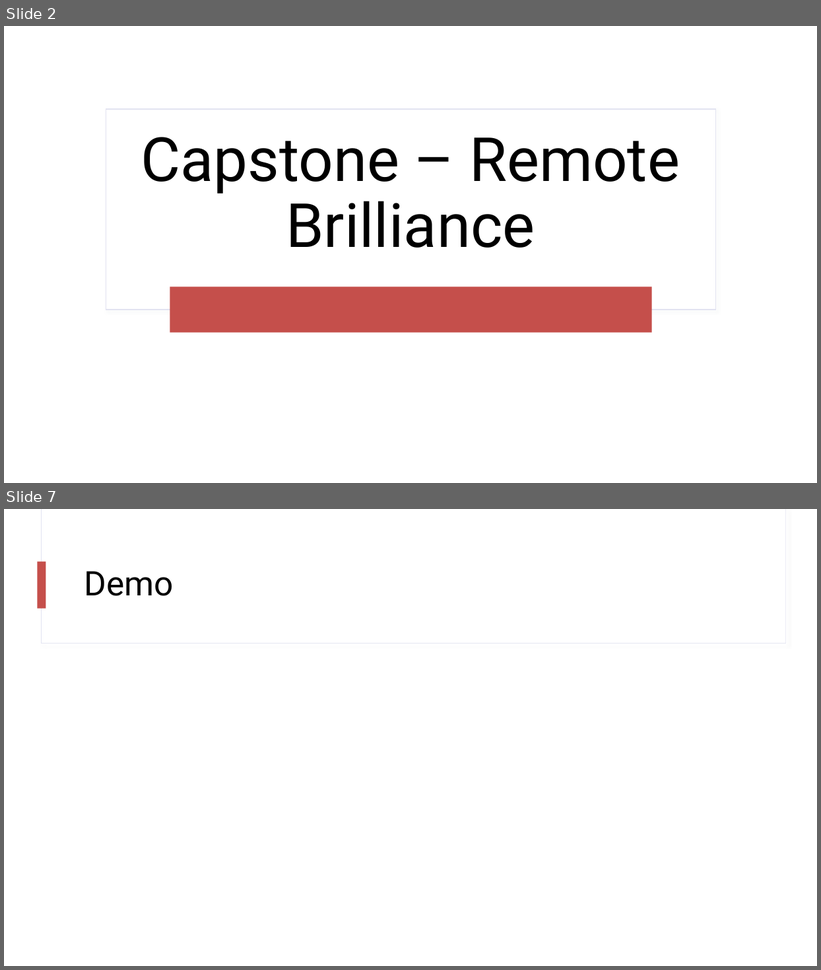
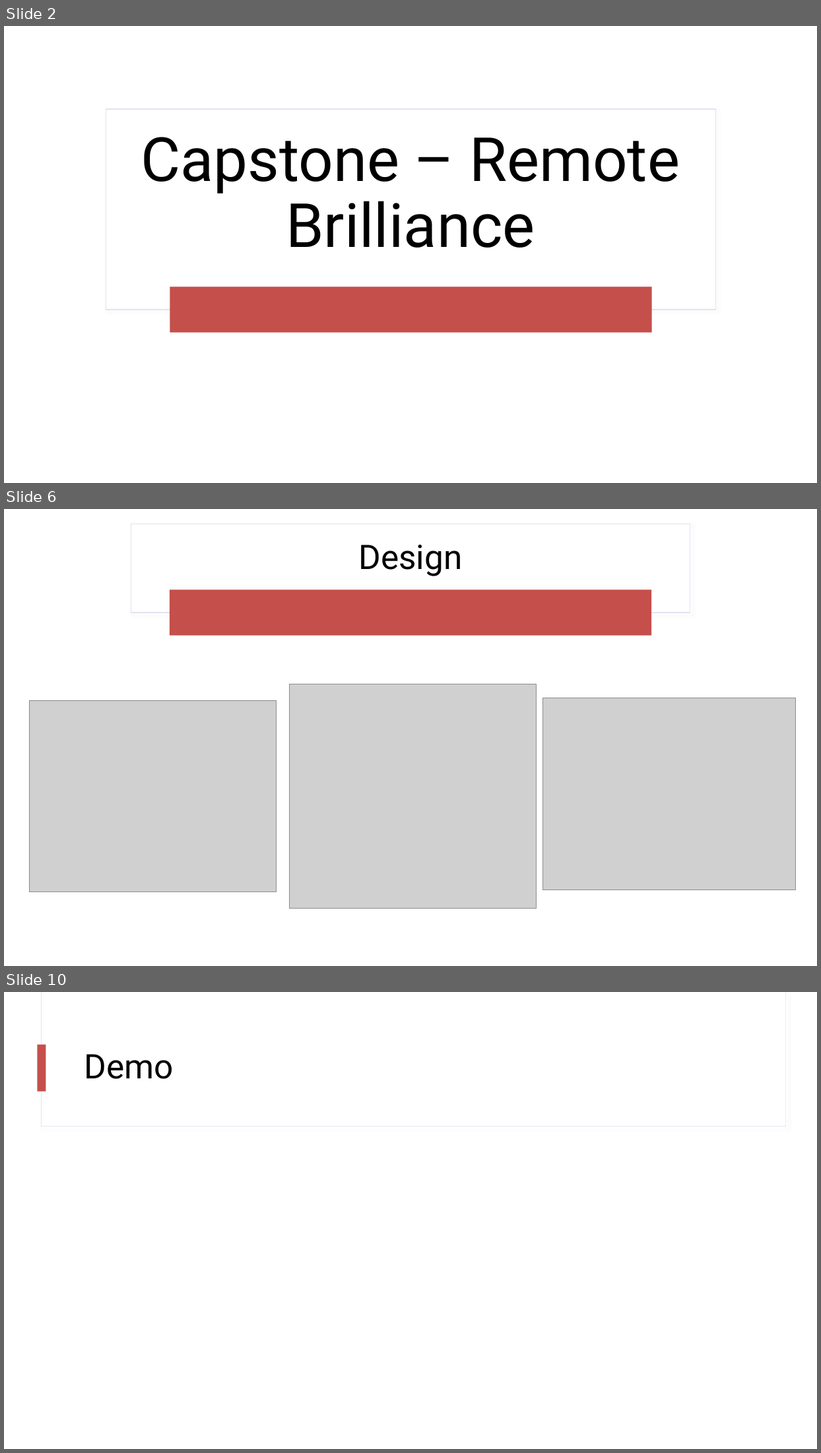
Before and after one commit to mpiantella/tiffin-capstone, a slide deck: packages/ui/public/Capstone Presentation.pptx. Shown one above the other, each under a label of ours: slides 2 and 7 before the commit, slides 2, 6 and 10 after it; the slides between them are not shown. The pictures are 821x970 and 821x1453 pixels, drawn with LibreOffice and Linux fonts; fonts in the diff are those of the drawing; grey boxes stand for pictures. Boxes give left, top, right and bottom in pixels: in the first picture for what was removed or moved away, otherwise in the second. Text is boxed around its words. In the diff, an @@ line names an element or a change of style, - is before the commit and + after.

```diff
--- a/packages/ui/public/Capstone Presentation.pptx
+++ b/packages/ui/public/Capstone Presentation.pptx
@@ slide 6 added at [4, 509, 817, 966], background #FFFFFF; not listed: 2 template elements that a slide beside it also shows @@
@@ rectangle added at [4, 509, 817, 966], fill #FFFFFF @@
@@ rectangle added at [131, 524, 690, 613], fill #FFFFFF, outline #E2E3F1 1 pt @@
@@ title added at [359, 545, 463, 576], 40 pt, text #000000 @@
+Design
@@ rounded rectangle added at [170, 590, 652, 635], fill #C54F4B @@
@@ picture added at [290, 685, 537, 909] @@
@@ picture added at [29, 700, 276, 892] @@
@@ picture added at [543, 698, 796, 890] @@
@@ what was slide 7 is now slide 10 @@
```
Also in this commit, not shown: 2 slides changed, 6 other slides added, 3 slides removed, 10 other files.
